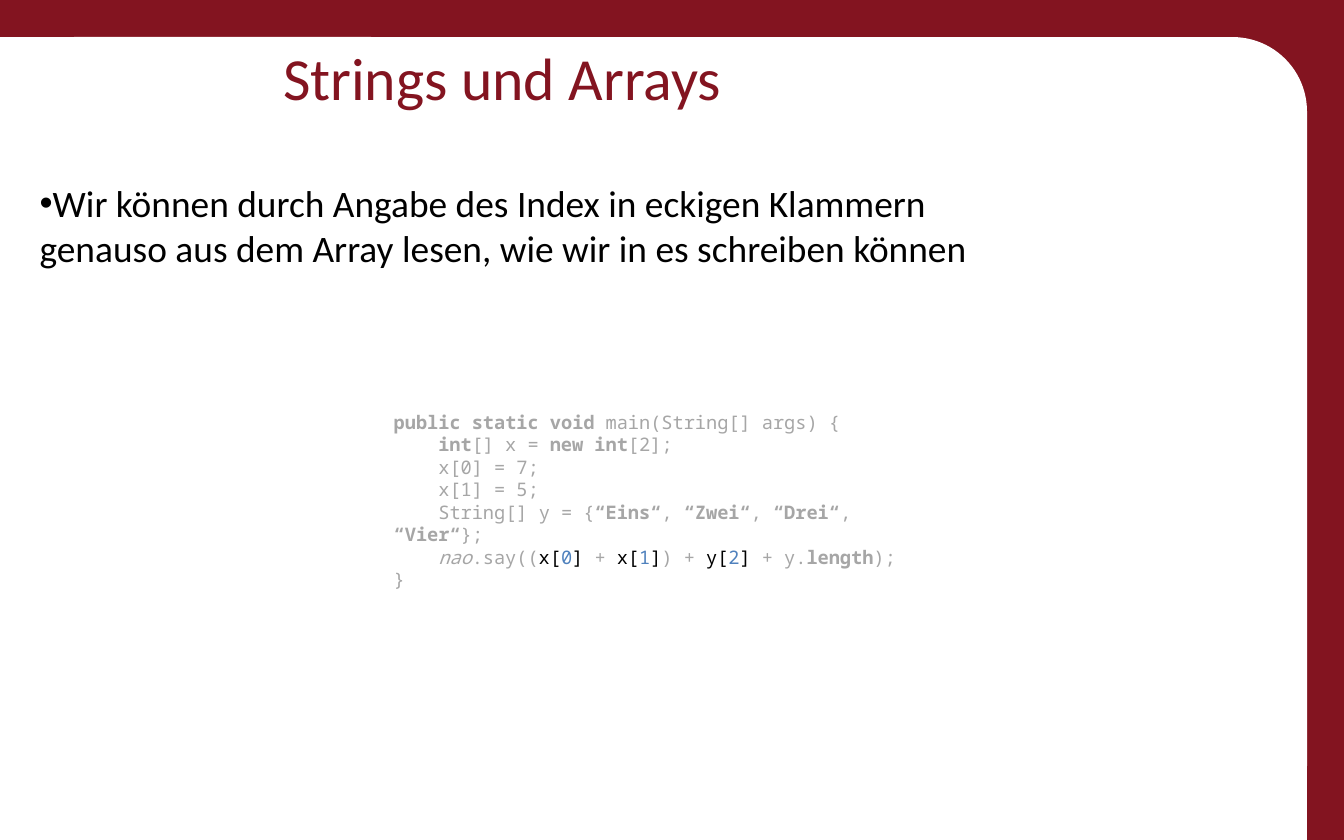
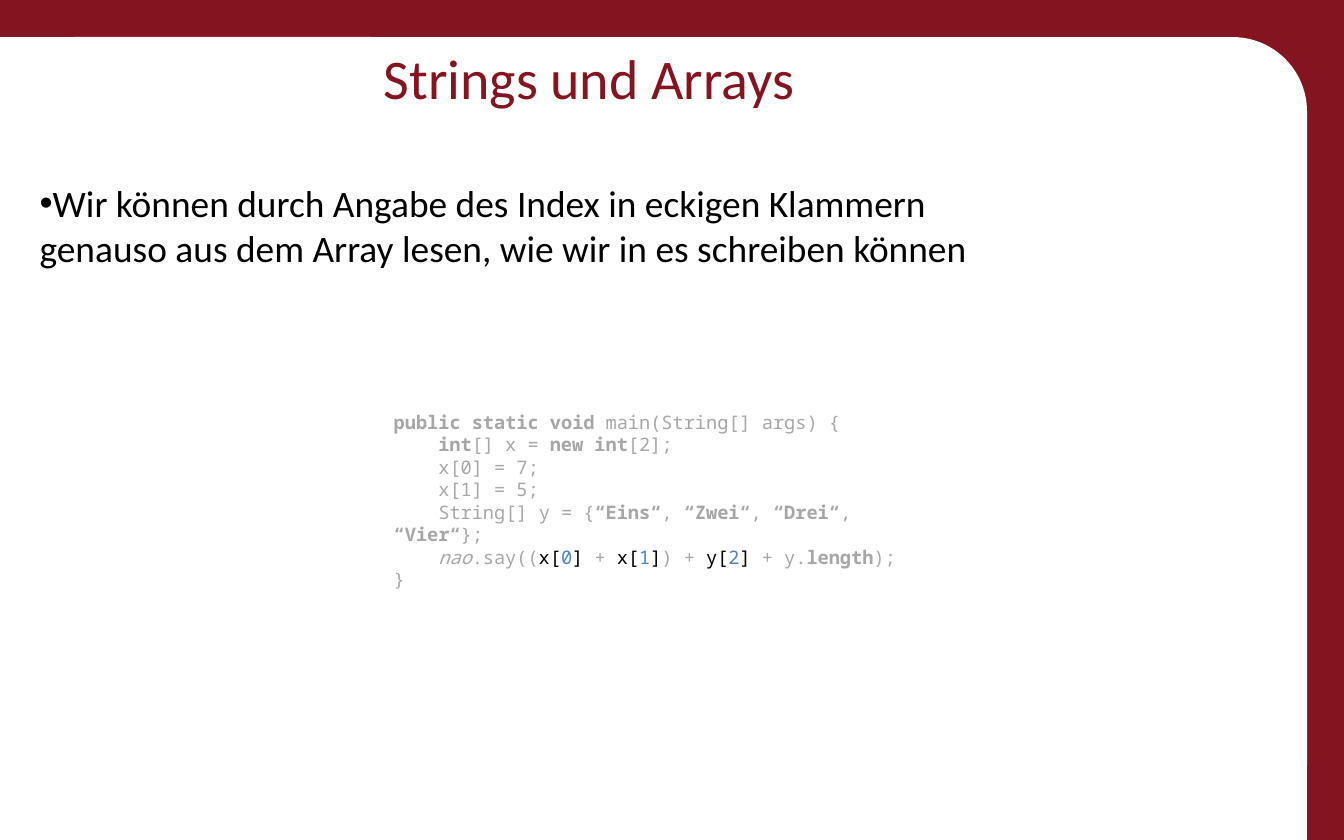
Before and after one commit to Roboscope/java-with-nao, a slide deck: slide 50 of Präsentationen/Anfänger - Java mit NAO.pptx. Drawn at 1344x840 pixels with LibreOffice and Linux fonts; fonts in the diff are those of the drawing; background and template pictures are left out. Boxes give left, top, right and bottom in pixels: in the first picture for what was removed or moved away, otherwise in the second. Text is boxed around its words. In the diff, an @@ line names an element or a change of style, - is before the commit and + after.

```diff
--- a/Präsentationen/Anfänger - Java mit NAO.pptx
+++ b/Präsentationen/Anfänger - Java mit NAO.pptx
@@ title "Strings und Arrays": place and size @@
-title "Strings und Arrays" at box(283, 58, 721, 111)
+title "Strings und Arrays" at box(384, 60, 794, 109)
@@ title "Strings und Arrays" at box(384, 60, 794, 109): size 32 to 30 pt @@
```
Also in this commit, not shown: 51 other slides changed, 2 other files.
